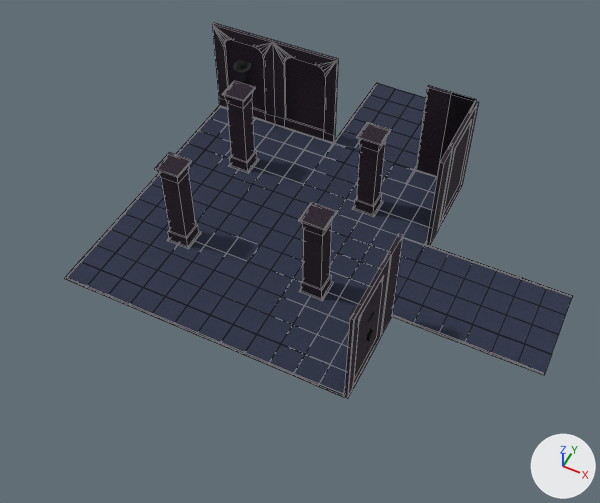
What one commit did to the Blender file scenes/rooms/entrance_rooms/room03/room03.blend.
Rendered twice from a 50 mm camera at (23.2, -42.2, 50.1) aimed at (4.4, -4.6, 3.0). The lights are fixed; the arrows at lower right show +X, +Y and +Z. Mesh edges are drawn as thin lines on the coarser meshes.

Names of what the first picture shows: 'chao_room03', 'paredes_room03'.
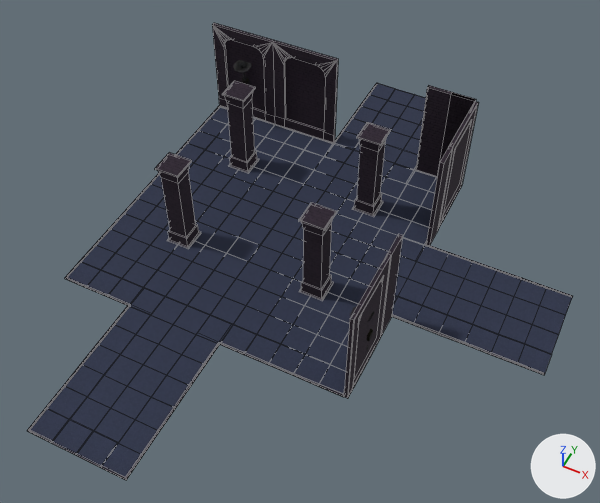
Where the newer file only moved an object's origin or applied its transform, the numbers keep the older frame.

What the commit changed:
me_cube_272 is used by ob_chao_room03; location (11.0, -12.0, 0.0); rotation (0.0, 0.0, 3.142), in degrees (0, 0, 180).
me_cube_272 had 2028 vertices, 1586 faces and spanned x -13.0..23.0, y -33.0..1.0, z 0.0..0.1.
me_cube_272 now has 2361 vertices, 1826 faces, 2 loose edges and spans x -13.0..23.0, y -33.0..13.0, z 0.0..0.1.
me_cube_272 part 1: the loose piece of 16 vertices spanning x 15.0..17.0, y -1.0..1.0, z 0.0..0.1 is copied, and the copy is turned -90 degrees about the z axis through its middle, then moved by (0.0, 4.0, 0.0); it spans x 15.0..17.0, y 3.0..5.0, z 0.0..0.1.
me_cube_272 part 2: the loose piece of 16 vertices spanning x 15.0..17.0, y -1.0..1.0, z 0.0..0.1 is copied, and the copy is turned -90 degrees about the z axis through its middle, then moved by (0.0, 6.0, 0.0); it spans x 15.0..17.0, y 5.0..7.0, z 0.0..0.1.
me_cube_272 part 3: the loose piece of 16 vertices spanning x 15.0..17.0, y -1.0..1.0, z 0.0..0.1 is copied, and the copy is turned -90 degrees about the z axis through its middle, then moved by (0.0, 8.0, 0.0); it spans x 15.0..17.0, y 7.0..9.0, z 0.0..0.1.
me_cube_272 part 4: the loose piece of 16 vertices spanning x 9.0..11.0, y -1.0..1.0, z 0.0..0.1 is copied, and the copy is turned 90 degrees about the z axis through its middle, then moved by (0.0, 8.0, 0.0); it spans x 9.0..11.0, y 7.0..9.0, z 0.0..0.1.
me_cube_272 part 5: the loose piece of 16 vertices spanning x 9.0..11.0, y -1.0..1.0, z 0.0..0.1 is copied, and the copy is turned 90 degrees about the z axis through its middle, then moved by (0.0, 6.0, 0.0); it spans x 9.0..11.0, y 5.0..7.0, z 0.0..0.1.
me_cube_272 part 6: the loose piece of 16 vertices spanning x 9.0..11.0, y -1.0..1.0, z 0.0..0.1 is copied, and the copy is turned 90 degrees about the z axis through its middle, then moved by (0.0, 4.0, 0.0); it spans x 9.0..11.0, y 3.0..5.0, z 0.0..0.1.
me_cube_272 part 7: the loose piece of 18 vertices spanning x -1.0..1.0, y -1.0..1.0, z 0.0..0.1 is copied, and the copy is moved by (10.0, 12.0, 0.0); it spans x 9.0..11.0, y 11.0..13.0, z 0.0..0.1.
me_cube_272 part 8: the loose piece of 18 vertices spanning x 21.0..23.0, y -1.0..1.0, z 0.0..0.1 is copied, and the copy is moved by (-6.0, 12.0, 0.0); it spans x 15.0..17.0, y 11.0..13.0, z 0.0..0.1.
me_cube_272 part 9: 73 vertices moved from x 9.0..23.0, y -23.0..1.0, z 0.1 to x 9.0..23.0, y -23.0..3.0, z 0.1; 13 vertices removed from x 11.0..15.0, y 0.9, z 0.0..0.1; 214 vertices added at x 9.0..17.0, y -1.0..13.0, z 0.0..0.1.

What differs and where, as boxes [x1, y1, x2, y2] in the pictures (600 x 503 px):
'chao_room03', reshaped (7% wider, 26% taller)
    before: [65, 83, 573, 397]
    after: [27, 83, 573, 480]
part 1 of me_cube_272, added (blue)
    after: [97, 324, 135, 354]
part 2 of me_cube_272, added (blue)
    after: [81, 344, 120, 375]
part 3 of me_cube_272, added (blue)
    after: [64, 364, 103, 396]
part 4 of me_cube_272, added (blue)
    after: [136, 397, 176, 430]
part 5 of me_cube_272, added (blue)
    after: [151, 375, 191, 407]
part 6 of me_cube_272, added (blue)
    after: [167, 354, 206, 385]
part 7 of me_cube_272, added (blue)
    after: [100, 443, 143, 480]
part 8 of me_cube_272, added (blue)
    after: [27, 408, 69, 443]
part 9 of me_cube_272, built on
    before: [80, 116, 333, 354]
    after: [46, 116, 333, 467]
